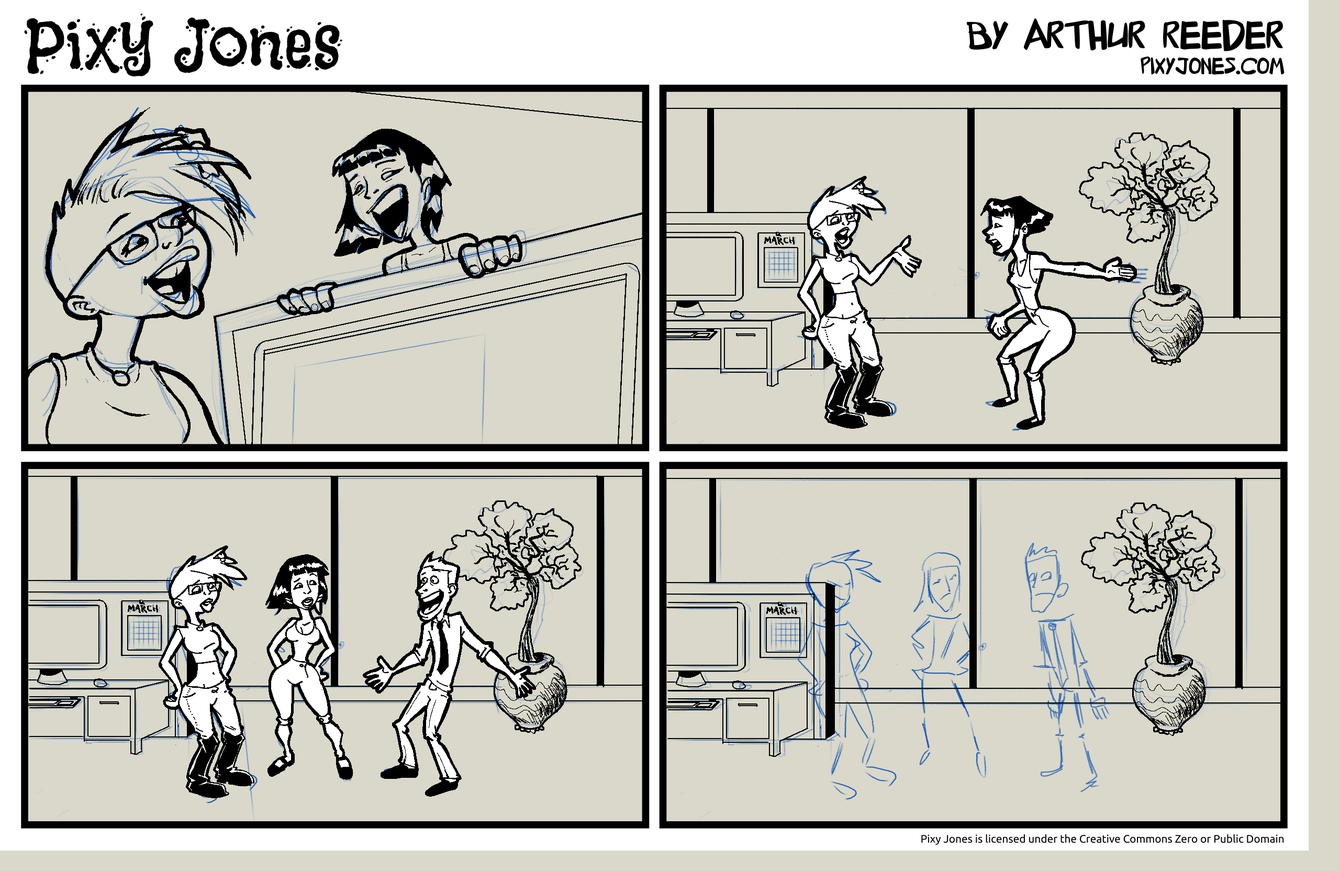
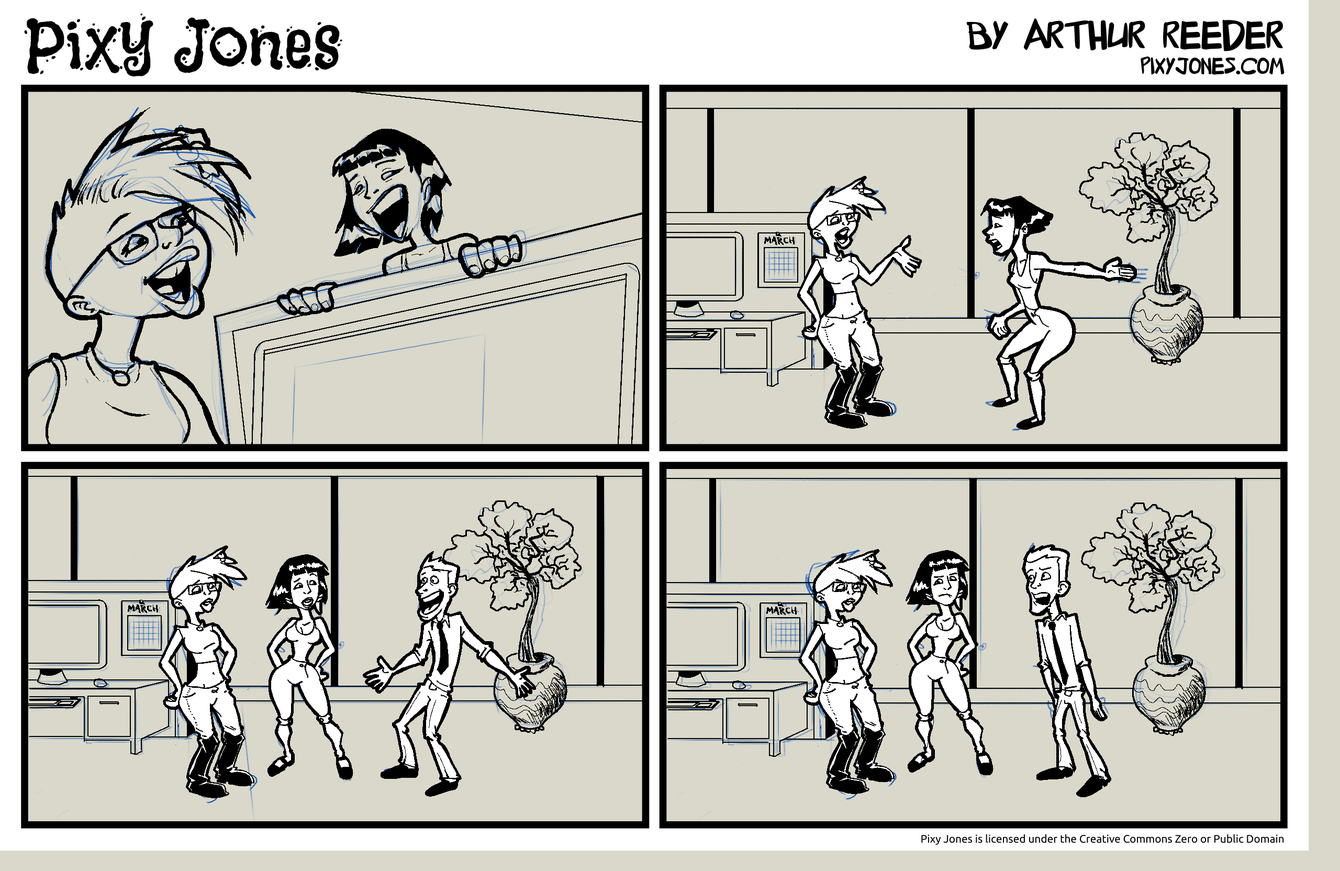
Comparing the layer stacks of the two 1340px x 871px images. Changes:
added layer "Ink 04a" in group "Ink" over bbox(798, 544, 1112, 798)
